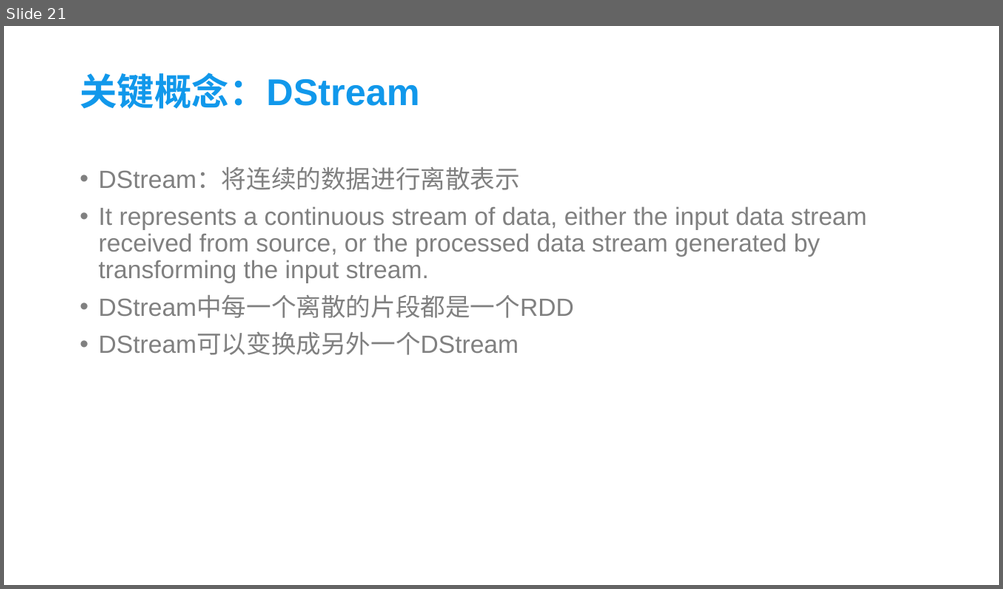
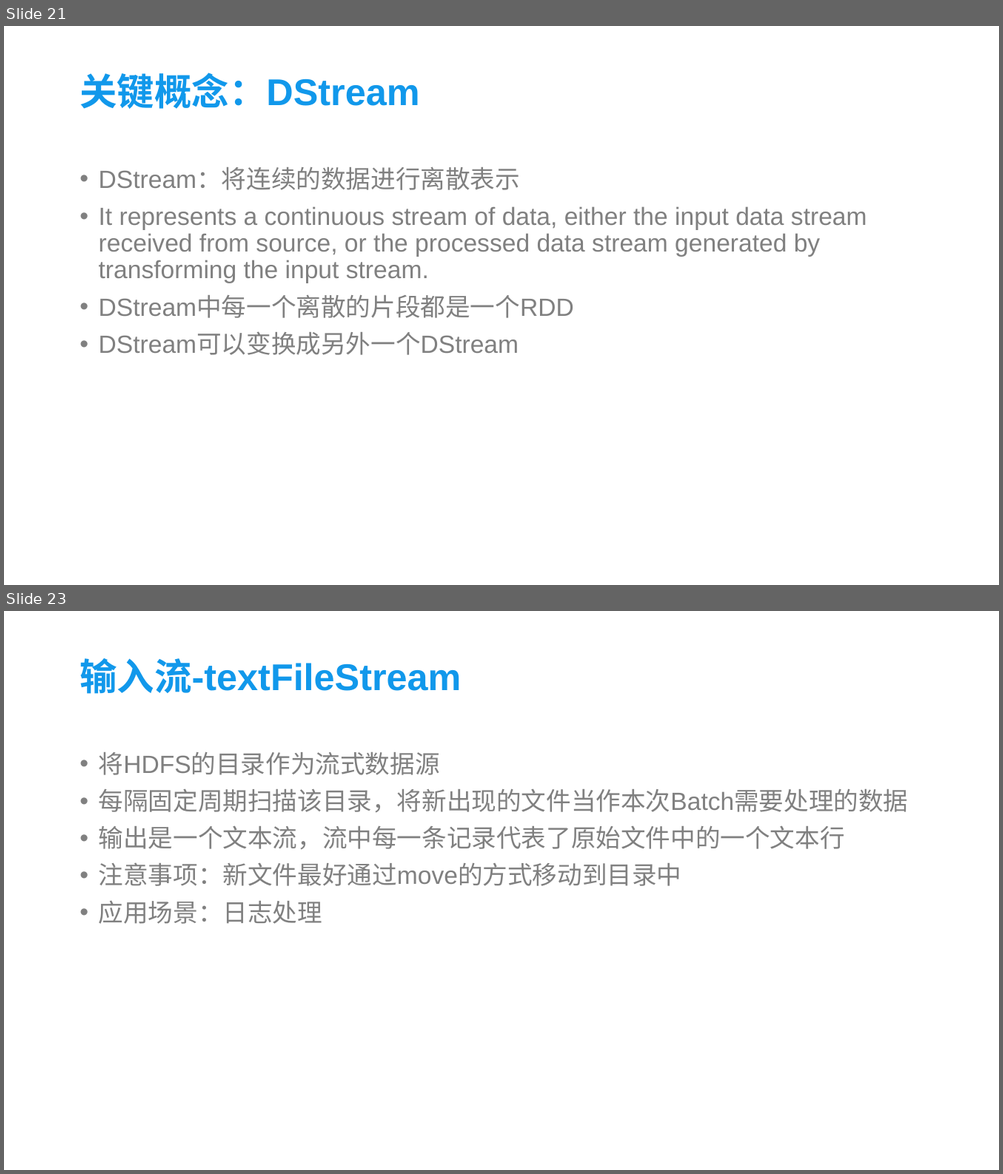
Before and after one commit to xrw560/knowledge-store, a slide deck: cusppt/spark.pptx. Shown one above the other, each under a label of ours: slide 21 before the commit, slides 21 and 23 after it; the slides between them are not shown. The pictures are 1003x589 and 1003x1174 pixels, drawn with LibreOffice and Linux fonts; fonts in the diff are those of the drawing; background and template pictures are left out. Boxes give left, top, right and bottom in pixels: in the first picture for what was removed or moved away, otherwise in the second. Text is boxed around its words. In the diff, an @@ line names an element or a change of style, - is before the commit and + after.

```diff
--- a/cusppt/spark.pptx
+++ b/cusppt/spark.pptx
@@ slide 23 added at box(4, 611, 999, 1170), background picture (left out) @@
@@ title added at box(79, 658, 461, 694), 36 pt, text #1198EB, bold @@
+输入流-textFileStream
@@ text added at box(99, 752, 908, 924), 24 pt, text #808080 @@
+• 将HDFS的目录作为流式数据源
+• 每隔固定周期扫描该目录，将新出现的文件当作本次Batch需要处理的数据
+• 输出是一个文本流，流中每一条记录代表了原始文件中的一个文本行
+• 注意事项：新文件最好通过move的方式移动到目录中
+• 应用场景：日志处理
```
Also in this commit, not shown: 1 slide changed, 7 other slides added, 2 other files.
